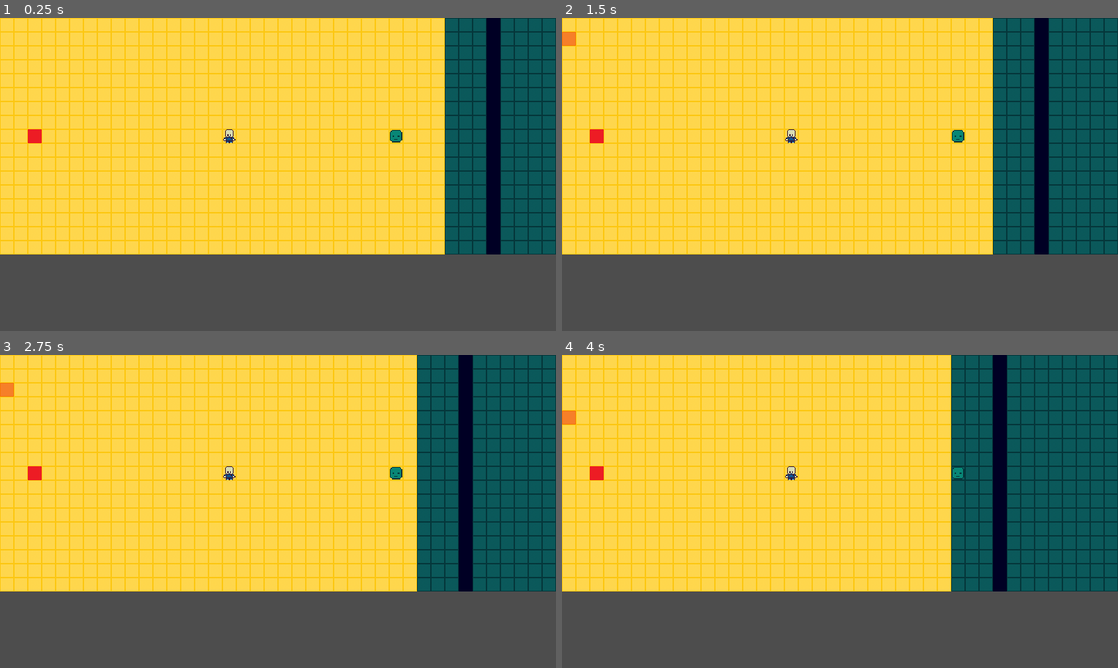
Above: before the commit, frames 1-4 (two rows, left to right).
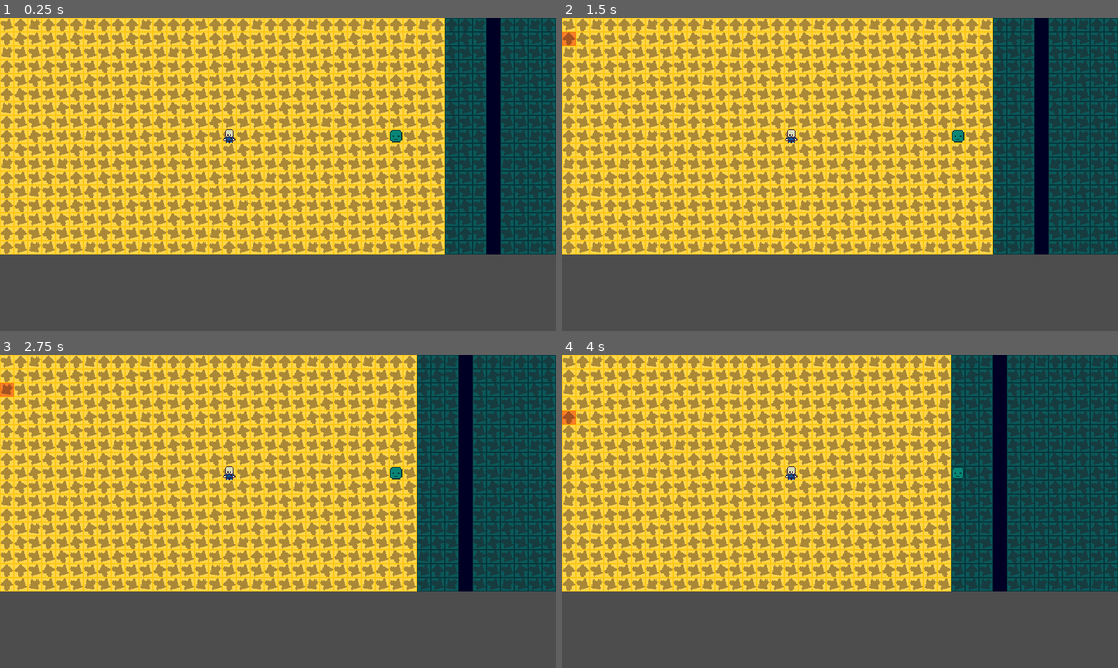
Above: after the commit, the same moments.

Repository: zt13r/playgama-summer-jam
Game: Godot game, scene res://core/main/main.tscn
Two runs of this game, one before a commit and one after it. Both use one fixed random seed, a clock stepped at 60 frames per second and the inputs below.
Inputs (mouse positions are in pixels of both pictures, inside the frame that each line leads up to):
- Up to frame 1 (0.25 s): no input
- Up to frame 2 (1.5 s): tap Enter (ui_accept) at 0.5, 0.77, 1.25 s; move the mouse to (567, 24) at 0.52 s; move the mouse to (567, 39) at 1.27 s
- Up to frame 3 (2.75 s): tap Enter (ui_accept) at 1.52 s; move the mouse to (5, 389) at 2.02 s
- Up to frame 4 (4 s): tap Enter (ui_accept) at 2.75, 3.02, 3.5, 3.77 s; move the mouse to (567, 405) at 2.77 s; move the mouse to (567, 417) at 3.52 s

The runs differ from the first frame. In frame 1, 32% of the frame differs, in the area x 0-100%, y 0-76%; in frame 2, 32%; in frame 3, 32%; in frame 4, 32%.

Commit message:
I will start over
Same idea, but new project
This one is just so messy and I need a clear canvas to work on

Diff:
--- a/core/main/main.tscn
+++ b/core/main/main.tscn
@@ -27,3 +27,8 @@
 [node name="WaterEntityUnit" parent="World/EntityRoot/EntityUnits" unique_id=1039743173 instance=ExtResource("4_yibi5")]
 unique_name_in_owner = true
 position = Vector2(456, 136)
+
+[node name="Camera2D" type="Camera2D" parent="." unique_id=1867535301]
+position = Vector2(433, 200)
+enabled = false
+zoom = Vector2(2.5, 2.5)
--- a/gameplay/levels/level.gd
+++ b/gameplay/levels/level.gd
@@ -50,6 +50,7 @@
 
 
 @onready var sand_tiles : Node2D = $SandTiles
+@onready var sand_core_node : Node2D = $SandTiles/Core
 @onready var water_tiles: Node2D = $WaterTiles
 @onready var water_unit_spawners : Node2D = $WaterTiles/Spawners
 
@@ -66,7 +67,9 @@
 
 	_spawn_sand_tiles()
 	_spawn_water_tiles()
-	_get_neighbor_tiles_for_each_tile()
+	_set_neighbor_tiles_for_each_tile()
+
+	generate_flow_field()
 
 	# Debug
 	#really_high_tide_chance = 1.0
@@ -106,7 +109,7 @@
 				sand_core.global_position = tile_position * tile_size
 				sand_core.current_position = tile_position
 				sand_tile.object_unit = sand_core
-				add_child(sand_core)
+				sand_core_node.add_child(sand_core)
 
 			# Tile stuff and adding the tile to the scene
 			sand_tile.global_position = tile_position * tile_size
@@ -153,9 +156,46 @@
 	pass
 
 
-func _get_neighbor_tiles_for_each_tile() -> void:
+func _set_neighbor_tiles_for_each_tile() -> void:
 	for tile in tiles.values():
-		tile.get_neighbor_tiles()
+		tile.set_neighbor_tiles()
+
+
+func generate_flow_field() -> void:
+	if sand_core_node.get_child_count() <= 0:
+		push_error("SandCore node not found.")
+		return
+
+	var sand_core : SandCore = sand_core_node.get_child(0) as SandCore
+	var sand_core_tile : SandTile = sand_core.current_tile
+	var tiles_to_search : Array[Tile] = tiles.values()
+
+	# BFS
+	while not tiles_to_search.is_empty():
+		var visited : Dictionary[Tile, bool] = {}
+		var queue : Array[Tile] = []
+
+		for tile in tiles_to_search:
+			var neighbor_tiles : Array[Tile] = tile.get_neighbor_tiles().values()
+
+			for neighbor in neighbor_tiles:
+				if not neighbor.is_walkable():
+					continue
+				if neighbor in visited:
+					continue
+
+				if not neighbor in queue:
+					queue.append(neighbor)
+					visited[neighbor] = true
+					neighbor.set_next_tile(tile)
+
+					if neighbor == sand_core:
+						# Target reached
+						tiles_to_search.erase(tile)
+						break
+			tiles_to_search.erase(tile)
+
+		await get_tree().process_frame
 
 
 func high_tide() -> void:
@@ -165,7 +205,8 @@
 			water_tiles.position.x += Vector2i.LEFT.x * tile_size
 			# Update tile positions
 			for tile in tiles.values():
-				tile.update_position(Vector2i.LEFT)
+				if tile is WaterTile:
+					tile.update_position(Vector2i.LEFT)
 			await get_tree().create_timer(time_between_steps).timeout
 		really_high_tide_active = true
 	else:
@@ -174,7 +215,8 @@
 			water_tiles.position.x += Vector2i.LEFT.x * tile_size
 			# Update tile positions
 			for tile in tiles.values():
-				tile.update_position(Vector2i.LEFT)
+				if tile is WaterTile:
+					tile.update_position(Vector2i.LEFT)
 			await get_tree().create_timer(time_between_steps).timeout
 
 	tide_duration_timer.start()
@@ -187,7 +229,8 @@
 			water_tiles.position.x += Vector2i.RIGHT.x * tile_size
 			# Update tile positions
 			for tile in tiles.values():
-				tile.update_position(Vector2i.LEFT)
+				if tile is WaterTile:
+					tile.update_position(Vector2i.RIGHT)
 			await get_tree().create_timer(time_between_steps).timeout
 		really_high_tide_active = false
 	else:
@@ -196,7 +239,8 @@
 			water_tiles.position.x += Vector2i.RIGHT.x * tile_size
 			# Update tile positions
 			for tile in tiles.values():
-				tile.update_position(Vector2i.LEFT)
+				if tile is WaterTile:
+					tile.update_position(Vector2i.RIGHT)
 			await get_tree().create_timer(time_between_steps).timeout
 
 
--- a/gameplay/levels/level.tscn
+++ b/gameplay/levels/level.tscn
@@ -15,6 +15,8 @@
 
 [node name="SandTiles" type="Node2D" parent="." unique_id=509537805]
 
+[node name="Core" type="Node2D" parent="SandTiles" unique_id=115101168]
+
 [node name="WaterTiles" type="Node2D" parent="." unique_id=47345623]
 
 [node name="Spawners" type="Node2D" parent="WaterTiles" unique_id=1912480809]
--- a/gameplay/levels/tiles/tile.gd
+++ b/gameplay/levels/tiles/tile.gd
@@ -1,12 +1,5 @@
 class_name Tile
 extends Area2D
-
-
-# Pathfinding vars
-# Why am I trying to make my own A*?
-var f_cost : float = 0.0
-var g_cost : float = 0.0
-var h_cost : float = 0.0
 
 
 var current_level : Level :
@@ -18,13 +11,17 @@
 
 var object_unit : ObjectUnit = null
 
-var neighbor_tiles : Dictionary[Vector2i, Tile] = {}
+var neighbor_tiles : Dictionary[Vector2i, Tile] = {} :
+	get = get_neighbor_tiles
+
 var current_position : Vector2i = Vector2i.ZERO
+
+var next_tile : Tile = null :
+	set = set_next_tile,
+	get = get_next_tile
 
 var walkable : bool = true :
 	get = is_walkable
-
-
 var selected : bool = false
 
 
@@ -34,6 +31,8 @@
 
 func _ready() -> void:
 	selected_overlay.hide()
+	$PositionXLabel.text = str(current_position.x)
+	$PositionYLabel.text = str(current_position.y)
 
 
 func pathfind() -> bool:
@@ -55,33 +54,56 @@
 
 func update_position(direction : Vector2i) -> void:
 	current_position += direction
+	$PositionXLabel.text = str(current_position.x)
+	$PositionYLabel.text = str(current_position.y)
 
 
-func get_neighbor_tiles() -> void:
-	var up : Vector2i = Vector2i.UP
-	var left : Vector2i = Vector2i.LEFT
-	var right : Vector2i = Vector2i.RIGHT
-	var down : Vector2i = Vector2i.DOWN
-
-	var up_position : Vector2i = Vector2i(current_position + up)
-	var left_position : Vector2i = Vector2i(current_position + left)
-	var right_position : Vector2i = Vector2i(current_position + right)
-	var down_position : Vector2i = Vector2i(current_position + down)
+func set_neighbor_tiles() -> void:
+	var up_position : Vector2i = Vector2i(current_position + Vector2i.UP)
+	var left_position : Vector2i = Vector2i(current_position + Vector2i.LEFT)
+	var right_position : Vector2i = Vector2i(current_position + Vector2i.RIGHT)
+	var down_position : Vector2i = Vector2i(current_position + Vector2i.DOWN)
 
 	for pos in [up_position, left_position, right_position, down_position]:
 		if pos not in current_level.tiles:
 			continue
 
-		var direction : Vector2i = Vector2i.ZERO
-		match pos:
-			up_position: direction = up
-			left_position: direction = left
-			right_position: direction = right
-			down_position: direction = down
-			_: direction = Vector2i.ZERO
+		var neighbor : Tile = current_level.tiles[pos]
+		neighbor_tiles[pos] = neighbor
 
-		var neighbor : Tile = current_level.tiles[pos]
-		neighbor_tiles[direction] = neighbor
+
+func set_next_tile(tile : Tile) -> void:
+	if not tile in neighbor_tiles.values():
+		push_error("Can't set next tile because passed Tile is not a neigbor.")
+		return
+
+	next_tile = neighbor_tiles.get(tile.current_position)
+
+
+	# Debug idk
+	if current_position == Vector2i(1, 1):
+		print("neighbors: ", neighbor_tiles.keys())
+		print("target next tile: ", tile.current_position)
+	var neighbor_index : int = 0
+	for neighbor in neighbor_tiles.values():
+		if current_position == Vector2i(1, 1):
+			print("neighbor #", neighbor_index, ":", neighbor.current_position)
+		if neighbor.current_position == tile.current_position:
+			if current_position == Vector2i(1, 1):
+				print("what #", neighbor_index)
+			$ArrowDebug.rotation = 90 * neighbor_index
+			break
+		neighbor_index += 1
+
+
+func get_next_tile() -> Tile:
+	if next_tile == null:
+		push_error("Next tile is null.")
+	return next_tile
+
+
+func get_neighbor_tiles() -> Dictionary:
+	return neighbor_tiles
 
 
 func is_walkable() -> bool:
--- a/gameplay/levels/tiles/tile.tscn
+++ b/gameplay/levels/tiles/tile.tscn
@@ -1,6 +1,7 @@
 [gd_scene format=3 uid="uid://djv678w1nxwxg"]
 
 [ext_resource type="Script" uid="uid://c8wiuy3gnot6h" path="res://gameplay/levels/tiles/tile.gd" id="1_5f86n"]
+[ext_resource type="Texture2D" uid="uid://brtkjuuqxr6es" path="res://assets/art/arrow.png" id="3_5f86n"]
 [ext_resource type="Texture2D" uid="uid://bxjvlkykkvvbw" path="res://assets/art/environment/selected_overlay.png" id="3_skfhr"]
 
 [sub_resource type="RectangleShape2D" id="RectangleShape2D_apdbe"]
@@ -17,6 +18,11 @@
 self_modulate = Color(1, 1, 0, 0.47058824)
 texture = ExtResource("3_skfhr")
 
+[node name="ArrowDebug" type="Sprite2D" parent="." unique_id=1458955445]
+self_modulate = Color(1, 1, 1, 0.39215687)
+position = Vector2(8, 8)
+texture = ExtResource("3_5f86n")
+
 [node name="Collision" type="CollisionShape2D" parent="." unique_id=1595060523]
 visible = false
 position = Vector2(8, 8)
@@ -26,5 +32,29 @@
 position = Vector2(8, 8)
 gizmo_extents = 8.0
 
+[node name="PositionXLabel" type="Label" parent="." unique_id=1304431874]
+visible = false
+offset_top = -1.0
+offset_right = 17.0
+offset_bottom = 10.0
+theme_override_constants/shadow_offset_x = 0
+theme_override_constants/outline_size = 2
+theme_override_font_sizes/font_size = 9
+text = "0"
+horizontal_alignment = 1
+vertical_alignment = 1
+
+[node name="PositionYLabel" type="Label" parent="." unique_id=502054849]
+visible = false
+offset_top = 7.0
+offset_right = 17.0
+offset_bottom = 17.0
+theme_override_constants/shadow_offset_x = 0
+theme_override_constants/outline_size = 2
+theme_override_font_sizes/font_size = 9
+text = "0"
+horizontal_alignment = 1
+vertical_alignment = 1
+
 [connection signal="mouse_entered" from="." to="." method="_on_mouse_entered"]
 [connection signal="mouse_exited" from="." to="." method="_on_mouse_exited"]
--- a/project.godot
+++ b/project.godot
@@ -23,9 +23,10 @@
 
 window/size/viewport_width=640
 window/size/viewport_height=360
-window/size/window_width_override=960
-window/size/window_height_override=540
+window/size/window_width_override=1280
+window/size/window_height_override=720
 window/stretch/mode="viewport"
+window/stretch/aspect="expand"
 window/stretch/scale_mode="integer"
 
 [file_customization]
@@ -35,6 +36,10 @@
 "res://core/": "pink",
 "res://gameplay/": "orange"
 }
+
+[gui]
+
+theme/custom_font="uid://dr2f7nbydrgou"
 
 [input]
 
Binary file added: assets/art/arrow.png
Not shown, added: assets/art/arrow.png.import
Not shown, added: assets/license.txt
Binary file added: assets/tiny.ttf
Not shown, added: assets/tiny.ttf.import
Not shown, added: assets/tiny.txt
